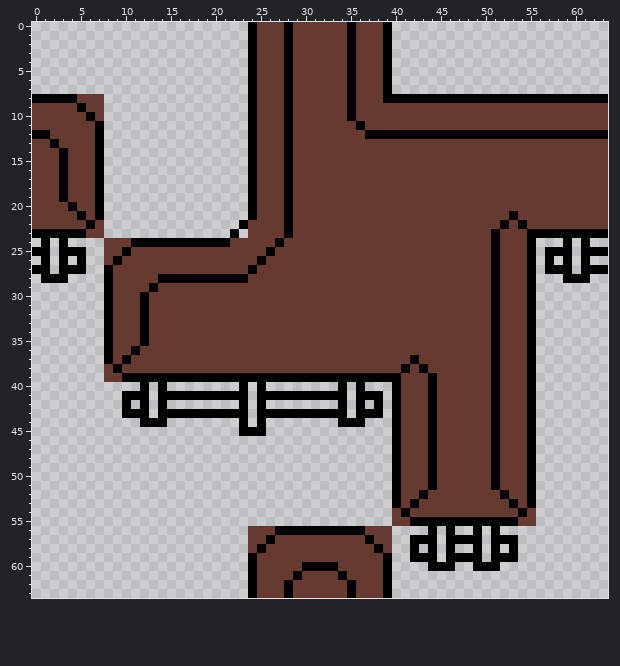
Pixel-art file, stored at tileset.ase. Above, as it was before the edit.
64x64 pixels, 1 frame.
The same view after the edit:
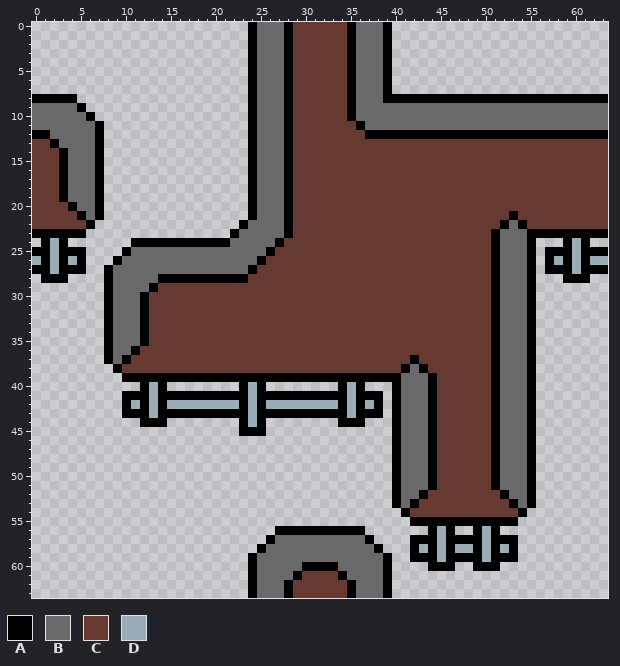
Palette (. is transparent): A #000000  B #696a6a  C #663931  D #9badb7
What changed:
Changed rows in their new state; - is an unchanged pixel.
Layer "Colors":
first column x 0:
 0 -------------------------BBB--------BBB-------------------------
 1 -------------------------BBB--------BBB-------------------------
 2 -------------------------BBB--------BBB-------------------------
 3 -------------------------BBB--------BBB-------------------------
 4 -------------------------BBB--------BBB-------------------------
 5 -------------------------BBB--------BBB-------------------------
 6 -------------------------BBB--------BBB-------------------------
 7 -------------------------BBB--------BBB-------------------------
 8 -----...-----------------BBB--------BBB-------------------------
 9 BBBBB-..-----------------BBB--------BBBBBBBBBBBBBBBBBBBBBBBBBBBB
10 BBBBBB-.-----------------BBB--------BBBBBBBBBBBBBBBBBBBBBBBBBBBB
11 BBBBBBB------------------BBB---------BBBBBBBBBBBBBBBBBBBBBBBBBBB
12 --BBBBB------------------BBB------------------------------------
13 ---BBBB------------------BBB------------------------------------
14 ----BBB------------------BBB------------------------------------
15 ----BBB------------------BBB------------------------------------
16 ----BBB------------------BBB------------------------------------
17 ----BBB------------------BBB------------------------------------
18 ----BBB------------------BBB------------------------------------
19 ----BBB------------------BBB------------------------------------
20 -----BB------------------BBB------------------------------------
21 ------B------------------BBB------------------------------------
22 -------.----------------BBBB-------------------------B----------
23 ------..---------------BBBBB------------------------BBB---------
24 --D-----...-----------BBBBB-------------------------BBB-----D---
25 --D-----..-BBBBBBBBBBBBBBB--------------------------BBB-----D---
26 D-D-D---.-BBBBBBBBBBBBBBB---------------------------BBB---D-D-DD
27 --D------BBBBBBBBBBBBBBB----------------------------BBB-----D---
28 ---------BBBBB--------------------------------------BBB---------
29 ---------BBBB---------------------------------------BBB---------
30 ---------BBB----------------------------------------BBB---------
31 ---------BBB----------------------------------------BBB---------
32 ---------BBB----------------------------------------BBB---------
33 ---------BBB----------------------------------------BBB---------
34 ---------BBB----------------------------------------BBB---------
35 ---------BBB----------------------------------------BBB---------
36 ---------BB-----------------------------------------BBB---------
37 ---------B------------------------------------------BBB---------
38 --------.---------------------------------B---------BBB---------
39 --------..-------------------------------BBB--------BBB---------
40 -------------D----------D----------D-----BBB--------BBB---------
41 -------------D----------D----------D-----BBB--------BBB---------
42 -----------D-D-DDDDDDDD-D-DDDDDDDD-D-D---BBB--------BBB---------
43 -------------D----------D----------D-----BBB--------BBB---------
44 ------------------------D----------------BBB--------BBB---------
45 -----------------------------------------BBB--------BBB---------
46 -----------------------------------------BBB--------BBB---------
47 -----------------------------------------BBB--------BBB---------
48 -----------------------------------------BBB--------BBB---------
49 -----------------------------------------BBB--------BBB---------
50 -----------------------------------------BBB--------BBB---------
51 -----------------------------------------BBB--------BBB---------
52 -----------------------------------------BB----------BB---------
53 -----------------------------------------B------------B---------
54 ----------------------------------------.--------------.--------
55 ----------------------------------------..------------..--------
56 ------------------------...----------...-----D----D-------------
57 ------------------------..-BBBBBBBBBB-..-----D----D-------------
58 ------------------------.-BBBBBBBBBBBB-.---D-D-DD-D-D-----------
59 -------------------------BBBBBBBBBBBBBB------D----D-------------
60 -------------------------BBBBB----BBBBB-------------------------
61 -------------------------BBBB------BBBB-------------------------
62 -------------------------BBB--------BBB-------------------------
63 -------------------------BBB--------BBB-------------------------
Boxes around the changes in both pictures, in picture pixels (x1, y1, x2, y2):
changed: (32, 22, 608, 598)
